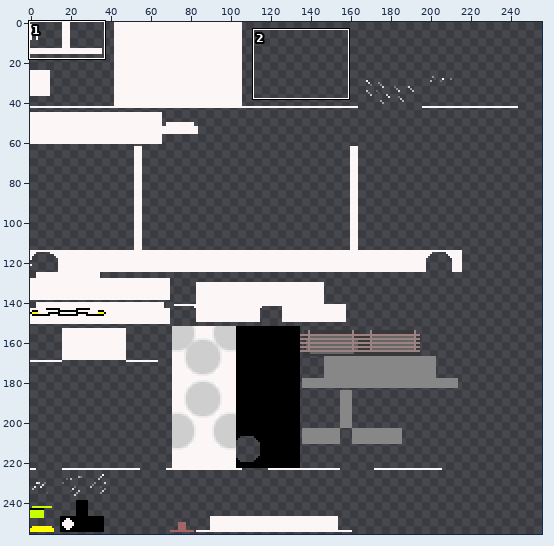
Sprite sheet: SimpleVehiclesAdd-on-1/packs/RP/textures/entity/apv.png. Above: a wide view before the commit, with the close-up outlined.
Close-up. The starting point:
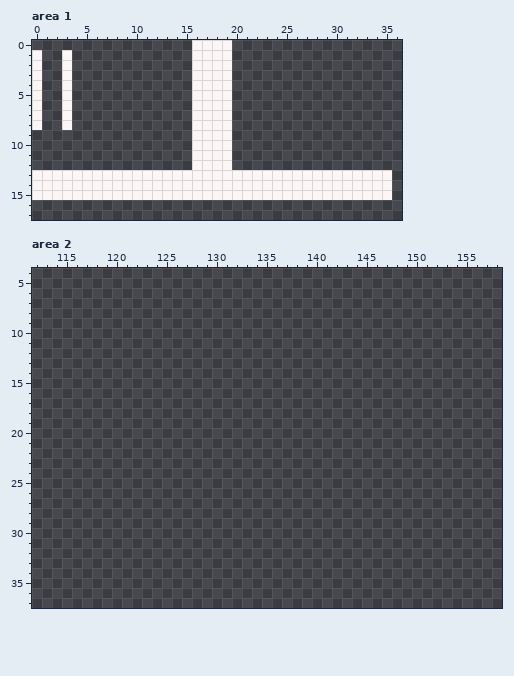
The file is 256x256 pixels. Pixels under 10% opacity are left out. Colours within 5 levels of each other are drawn and written as one. Shown: area 1: x 0..36, y 0..17; area 2: x 112..158, y 4..37. The commit also changed other parts of the picture, which this record leaves out.
After:
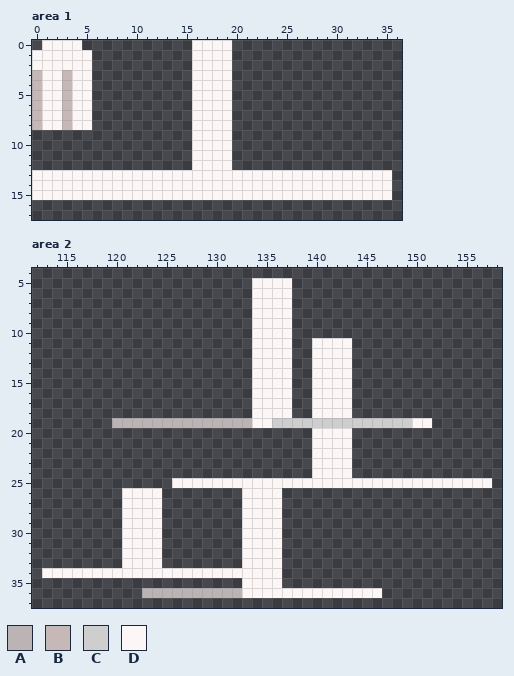
Palette (. is transparent): A #bcb4b4  B #c7b8b8  C #cecece  D #fcf6f6
Changes in this commit:
--- area 1
@@ x 0..7 @@
- 0 ........
- 1 D..D....
- 2 D..D....
- 3 D..D....
- 4 D..D....
- 5 D..D....
- 6 D..D....
- 7 D..D....
- 8 D..D....
+ 0 .DDDD...
+ 1 DDDDDD..
+ 2 DDDDDD..
+ 3 BDDBDD..
+ 4 BDDBDD..
+ 5 BDDBDD..
+ 6 BDDBDD..
+ 7 BDDBDD..
+ 8 BDDBDD..
  9 ........
--- area 2
@@ x 112..158 @@
  4 ...............................................
- 5 ...............................................
- 6 ...............................................
- 7 ...............................................
- 8 ...............................................
- 9 ...............................................
-10 ...............................................
-11 ...............................................
-12 ...............................................
-13 ...............................................
-14 ...............................................
-15 ...............................................
-16 ...............................................
-17 ...............................................
-18 ...............................................
-19 ...............................................
-20 ...............................................
-21 ...............................................
-22 ...............................................
-23 ...............................................
-24 ...............................................
-25 ...............................................
-26 ...............................................
-27 ...............................................
-28 ...............................................
-29 ...............................................
-30 ...............................................
-31 ...............................................
-32 ...............................................
-33 ...............................................
-34 ...............................................
-35 ...............................................
-36 ...............................................
+ 5 ......................DDDD.....................
+ 6 ......................DDDD.....................
+ 7 ......................DDDD.....................
+ 8 ......................DDDD.....................
+ 9 ......................DDDD.....................
+10 ......................DDDD.....................
+11 ......................DDDD..DDDD...............
+12 ......................DDDD..DDDD...............
+13 ......................DDDD..DDDD...............
+14 ......................DDDD..DDDD...............
+15 ......................DDDD..DDDD...............
+16 ......................DDDD..DDDD...............
+17 ......................DDDD..DDDD...............
+18 ......................DDDD..DDDD...............
+19 ........AAAAAAAAAAAAAADDCCCCCCCCCCCCCCDD.......
+20 ............................DDDD...............
+21 ............................DDDD...............
+22 ............................DDDD...............
+23 ............................DDDD...............
+24 ............................DDDD...............
+25 ..............DDDDDDDDDDDDDDDDDDDDDDDDDDDDDDDD.
+26 .........DDDD........DDDD......................
+27 .........DDDD........DDDD......................
+28 .........DDDD........DDDD......................
+29 .........DDDD........DDDD......................
+30 .........DDDD........DDDD......................
+31 .........DDDD........DDDD......................
+32 .........DDDD........DDDD......................
+33 .........DDDD........DDDD......................
+34 .DDDDDDDDDDDDDDDDDDDDDDDD......................
+35 .....................DDDD......................
+36 ...........AAAAAAAAAADDDDDDDDDDDDDD............
 37 ...............................................
Where, in picture pixels (left, top, right, bottom), the same in both close-ups:
changed: (32, 40, 92, 130)
added: (42, 278, 492, 598)
